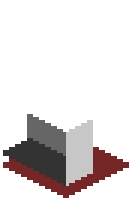
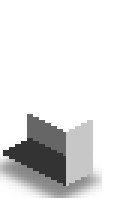
Layers edited between the first and the second 132 × 198 image:
added layer "Shadow copy" (60%) above "Bottom" over 0, 147, 102, 198
hid "Bottom" over 3, 147, 129, 198
